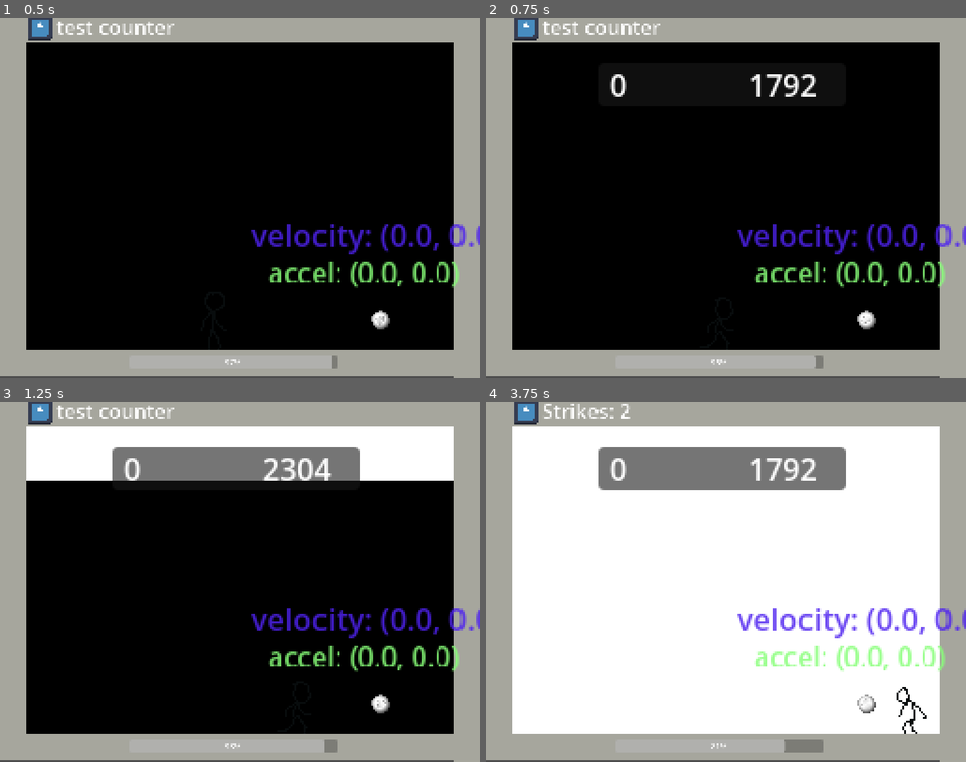
Above: before the commit, frames 1-4 (two rows, left to right).
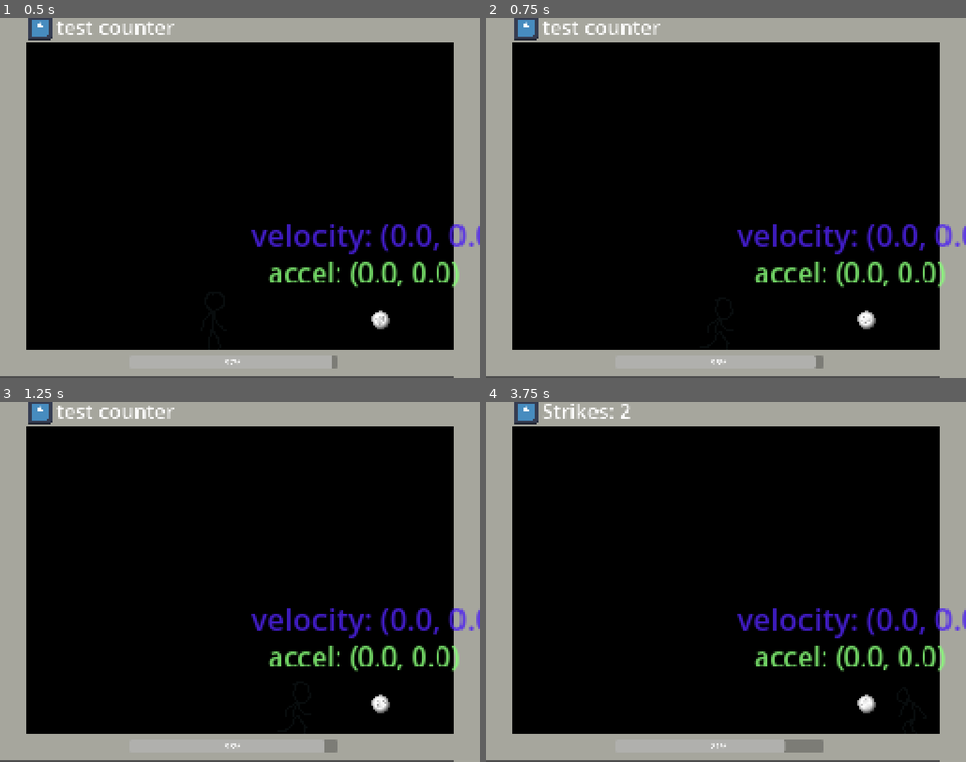
Above: after the commit, the same moments.

Repository: furiousknight25/Counter-Effects
Game: Godot game, scene res://Managers/game_state_manager.tscn
The game is run twice, just before and just after one commit, with the same random seed, the same clock (stepped at 60 frames per second) and the same inputs. The engine's default icon, where the game draws it, is replaced by a stand-in: a white triangle on a blue panel in a dark square.
Inputs (mouse positions are in pixels of both pictures, inside the frame that each line leads up to):
- Up to frame 1 (0.5 s): no input
- Up to frame 2 (0.75 s): tap Enter (ui_accept) at 0.5, 0.6 s; move the mouse to (831, 180) at 0.52 s; hold D (right) from 0.53 s (still down)
- Up to frame 3 (1.25 s): keep holding D (right); tap Enter (ui_accept) at 0.77, 1.07 s
- Up to frame 4 (3.75 s): move the mouse to (630, 600) at 1.27 s; release D (right) at 1.28 s; hold A (left) 1.28-2.03 s; click (630, 600) at 1.35 s; tap Enter (ui_accept) at 1.52, 1.55, 1.82, 2.1, 3.02, 3.05, 3.32, 3.6 s; move the mouse to (774, 502) at 2.02 s; hold D (right) 2.03-2.78 s; move the mouse to (702, 654) at 2.77 s; hold W (up) 2.78-3.53 s; click (702, 654) at 2.85 s; move the mouse to (870, 636) at 3.52 s; hold A (left) from 3.53 s (still down)

Frame 1 is identical in both runs. In frame 2, 0.6% of the frame differs, in the area x 25-69%, y 15-22%; in frame 3, 13%; in frame 4, 76%, in the area x 5-95%, y 6-93%.

Commit message:
Scene switching mainly done

Diff:
--- a/new-game-project/Inking/inking.gd
+++ b/new-game-project/Inking/inking.gd
@@ -13,8 +13,10 @@
 var spray_spots
 
 func _process(delta: float) -> void:
-	if Input.is_action_just_pressed("ui_accept"):
-		iterate_pixels()
+	#if Input.is_action_just_pressed("ui_accept"):
+		#iterate_pixels()
+	pass
+
 #region Setup
 func _ready():
 	# Safely access the SubViewport using get_node()
@@ -63,7 +65,7 @@
 	velocity *= damping_speed
 	stamp_image(position, color, shape) #spawn a blob at new point
 
-	await get_tree().process_frame #make sure its frame dependent
+	await get_tree().physics_frame #make sure its frame dependent
 
 	spawned_spot(velocity, position, shape, damping_speed, color)
 
@@ -119,7 +121,7 @@
 
 	# Step 2: Iterate through every pixel
 	for y in range(final_image.get_height()):
-		await get_tree().process_frame
+		await get_tree().physics_frame
 		canvas_texture.update(canvas_image)
 
 		for x in range(final_image.get_width()):
@@ -133,6 +135,9 @@
 			elif brightness > 0.9: white_pixels += 1
 			tally.set_bw(black_pixels, white_pixels)
 
+	print("finished counting")
+	(owner as GameStateManager).call_switch_scene("Shop")
+
 
 func _on_end_game_timer_game_end() -> void:
 	print('it')
--- a/new-game-project/Levels/Level_1.tscn
+++ b/new-game-project/Levels/Level Scenes/Level_1.tscn
@@ -11,6 +11,7 @@
 gradient = SubResource("Gradient_ka50d")
 
 [node name="Level_1" type="Node2D"]
+process_mode = 3
 
 [node name="StaticBody2D" type="StaticBody2D" parent="."]
 
--- a/new-game-project/Managers/GameStateManager.gd
+++ b/new-game-project/Managers/GameStateManager.gd
@@ -1,8 +1,10 @@
-extends Node
+class_name GameStateManager extends Node
 
 @onready var transition_manager: TransitionManager = $TransitionManager
 @onready var upgrade_array : Array[Upgrade]
-@onready var level_1: Node2D = $"Level 1"
+@onready var active_level: Node2D = $"Level_1"
+@onready var ball: Ball = $Ball
+@onready var player: Player = %Player
 
 func _ready() -> void:
 	SignalBus.connect("switch_scene", switch_scene)
@@ -20,8 +22,30 @@
 	await transition_manager.transition_finished
 
 	old_scene.queue_free()
+	player.visible = true
+	ball.visible = true
+
 
 
 
 func add_upgrade_to_array(upgrade : Upgrade):
 	upgrade_array.append(upgrade)
+
+
+func call_switch_scene(location : String):
+	var loaded_scene
+	player.visible = false
+	ball.visible = false
+	match location:
+		"Shop":
+			loaded_scene = load("res://Levels/Level Scenes/Level_1.tscn")
+			player.position = Vector2(32, 157)
+			ball.position = Vector2(-10, -10)
+		"Level_1":
+			loaded_scene = load("res://Levels/Level Scenes/Level_1.tscn")
+			player.position = Vector2(32, 157)
+			ball.position = Vector2(128, 112)
+
+	SignalBus.emit_signal("switch_scene", active_level, loaded_scene)
+	# need to update active level somewhere in here
+	get_tree().paused = true
--- a/new-game-project/Managers/game_state_manager.tscn
+++ b/new-game-project/Managers/game_state_manager.tscn
@@ -1,7 +1,8 @@
-[gd_scene load_steps=8 format=3 uid="uid://8ns7uk77unk0"]
+[gd_scene load_steps=9 format=3 uid="uid://8ns7uk77unk0"]
 
 [ext_resource type="Script" uid="uid://bc44oqh2kl3sh" path="res://Managers/GameStateManager.gd" id="1_pcxke"]
-[ext_resource type="PackedScene" uid="uid://dfhfol7byum77" path="res://Levels/Level_1.tscn" id="2_bf74e"]
+[ext_resource type="PackedScene" uid="uid://dfhfol7byum77" path="res://Levels/Level Scenes/Level_1.tscn" id="2_bf74e"]
+[ext_resource type="Script" uid="uid://bcqdtue8f1264" path="res://Managers/transition_manager.gd" id="2_c64r5"]
 [ext_resource type="PackedScene" uid="uid://c7a6cijicq3rd" path="res://scenes/Ball.tscn" id="3_nyymm"]
 [ext_resource type="PackedScene" uid="uid://fyyoe5vf3xm1" path="res://scenes/character_body_2d.tscn" id="4_c64r5"]
 [ext_resource type="PackedScene" uid="uid://becufmw83qp8r" path="res://MoneyComponent/MoneyComponent.tscn" id="5_uutof"]
@@ -12,7 +13,12 @@
 script = ExtResource("1_pcxke")
 metadata/_custom_type_script = "uid://bc44oqh2kl3sh"
 
-[node name="Root" parent="." instance=ExtResource("2_bf74e")]
+[node name="TransitionManager" type="Node" parent="."]
+process_mode = 3
+script = ExtResource("2_c64r5")
+metadata/_custom_type_script = "uid://bcqdtue8f1264"
+
+[node name="Level_1" parent="." instance=ExtResource("2_bf74e")]
 
 [node name="Ball" parent="." instance=ExtResource("3_nyymm")]
 position = Vector2(203, 162)
--- a/new-game-project/Managers/transition_manager.gd
+++ b/new-game-project/Managers/transition_manager.gd
@@ -8,7 +8,8 @@
 
 func transition_scenes():
 	var transition_tween : Tween = create_tween().set_parallel(true)
-	transition_tween.tween_property(node1, "position", Vector2(-280, 0), 1.0).set_trans(Tween.TRANS_QUINT)
-	transition_tween.tween_property(node2, "position", Vector2(0, 0), 1.0).set_trans(Tween.TRANS_QUINT)
+	transition_tween.tween_property(node1, "position", Vector2(-280, 0), 2.0).set_trans(Tween.TRANS_QUINT)
+	transition_tween.tween_property(node2, "position", Vector2(0, 0), 2.0).set_trans(Tween.TRANS_QUINT)
 	await transition_tween.finished
 	transition_finished.emit()
+	get_tree().paused = false
